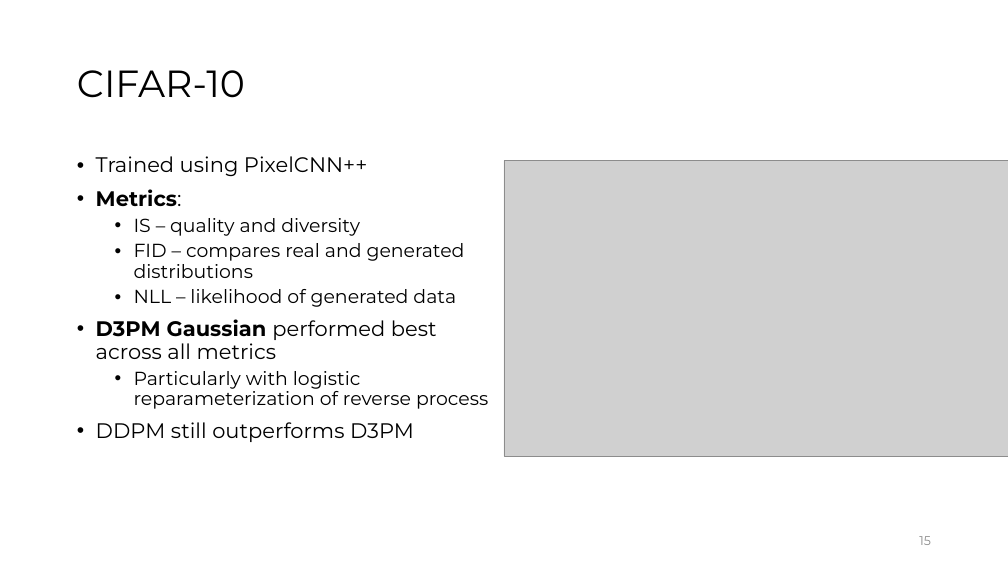
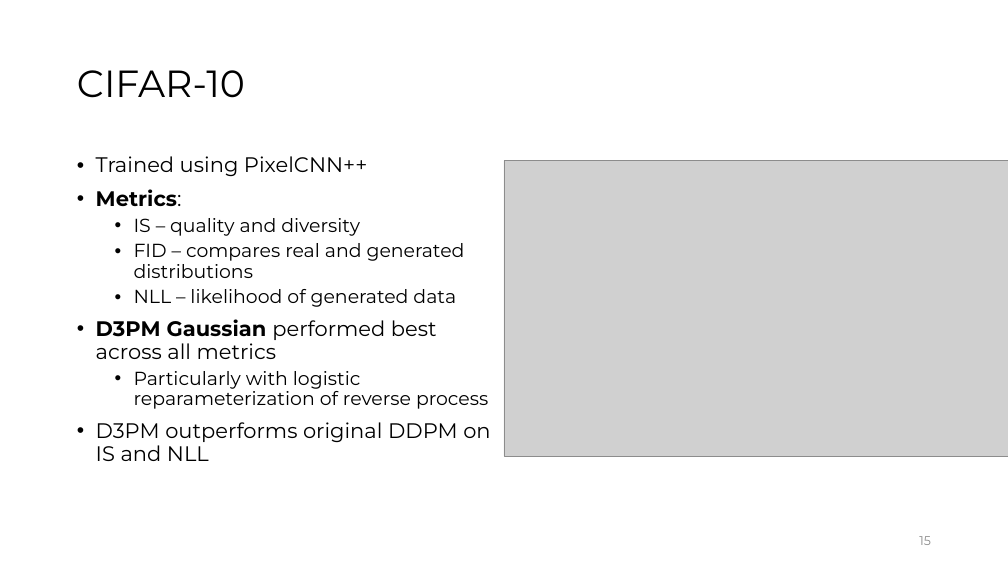
Before and after one commit to gadmiraal/Generative-AI-for-bio-molecule-design-notes, a slide deck: slide 15 of Master Thesis/student_session_2.pptx. Drawn at 1008x567 pixels with LibreOffice and Linux fonts; fonts in the diff are those of the drawing; grey boxes stand for pictures. Boxes give left, top, right and bottom in pixels: in the first picture for what was removed or moved away, otherwise in the second. Text is boxed around its words. In the diff, an @@ line names an element or a change of style, - is before the commit and + after.

```diff
--- a/Master Thesis/student_session_2.pptx
+++ b/Master Thesis/student_session_2.pptx
@@ text at (96, 422, 490, 461): text changed @@
-• DDPM still outperforms D3PM
+• D3PM outperforms original DDPM on IS and NLL
```
Also in this commit, not shown: 4 other slides changed, 4 other files.
